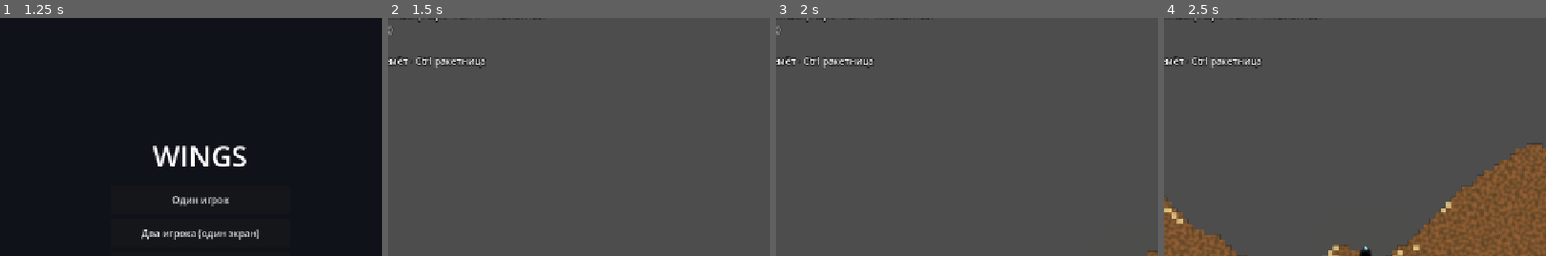
Above: before the commit, frames 1-4 (left to right).
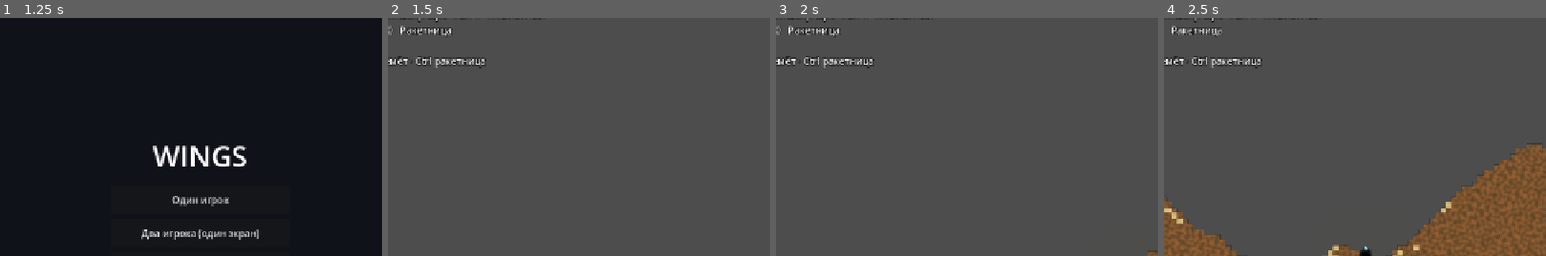
Above: after the commit, the same moments.

Repository: apbrandom/Scoria
Game: Godot game, scene res://scenes/menu/main_menu.tscn
Same seed, same stepped clock (60 frames per second), same inputs: the game is played once before the commit and once after it.
Inputs (mouse positions are % of the whole screen's width and height, from its top left):
- Up to frame 1 (1.25 s): click "Играть" at 0.5 s
- Up to frame 2 (1.5 s): click "Один игрок" at 1.25 s
- Up to frame 3 (2 s): no input
- Up to frame 4 (2.5 s): tap Enter at 2 s; move the mouse to (72, 45) at 2.02 s; tap R at 2.1 s; click (72, 45) at 2.17 s
The pictures show only the part of the screen within x 24-74%, y 6-56%; the shares and areas given below are measured in that part.

Frame 1 is identical in both runs. In frame 2, 0.3% of the frame differs, in the area x 3-17%, y 3-8%; in frame 3, 0.3%; in frame 4, 0.3%, in the area x 2-16%, y 3-8%.

Commit message:
feat(bases): базы на уровне + режим победы «последний — на базу»
Level поднимает базы там, где их разместил генератор. HUD показывает текущее
спецоружие и состояние «на базе».

GameRules.win_condition: WIN_KILLS (по умолчанию, прежнее поведение) или
WIN_LAST_TO_BASE. Второй режим ОТКЛЮЧАЕТ респавн — без этого условие
недостижимо в принципе: с респавном живых всегда столько же, сколько игроков,
и «последнего выжившего» не существует как состояния. Это и была настоящая
причина, по которой пункт роадмапа так долго не закрывался.

Победа ловится по сигналу Ship.docked_changed, а не только в момент чужой
смерти: последний выживший может лететь до базы сколько угодно долго.

Две вырожденные ситуации закрыты явно, обе — не гипотетические:
- все погибли (последний разбился, не долетев) — раунд окончен без победителя,
  иначе он завис бы навсегда: респавна в этом режиме нет, а _winner так и
  остался бы null при незакрытом матче;
- соло (player_count=1) — единственный корабль всегда «последний выживший»,
  матч выигрывался бы касанием базы на старте. Пережить некого — условие не
  применяется.

test_bases 44/44 (+12). Полная регрессия: 263 проверки в 10 наборах.

Co-Authored-By: Claude Sonnet 5 <noreply@anthropic.com>

Diff:
--- a/Wings-clone/autoload/game_rules.gd
+++ b/Wings-clone/autoload/game_rules.gd
@@ -18,7 +18,21 @@
 ##   air_resistance_scale -> Ship.apply_rules()  : linear_damp = data.linear_damp * это
 ##   ship_strength        -> Ship.take_damage()  : весь входящий урон делится на это
 ##   reload_time_scale    -> Ship._physics_process(): кулдаун = reload_time * это
+##   win_condition        -> MatchManager._check_win()
 extends Node
+
+## Условия победы. Целочисленные const, а не enum: доступ GameRules.WIN_KILLS
+## через экземпляр autoload заведомо работает, а семантика enum на синглтоне —
+## лишний вопрос на ровном месте (в проекте уже есть похожий строковый режим,
+## net_forced_role — там строка оправдана разбором аргументов командной строки,
+## здесь такой причины нет).
+##
+## WIN_KILLS — дезматч оригинала: респавн, +1 за килл, победа по kills_per_level.
+## WIN_LAST_TO_BASE — «последний выживший должен вернуться на базу»
+## (notes/mechanics.md §4). Респавна в раунде НЕТ — иначе «последнего
+## выжившего» не существует как состояния и условие никогда не сработает.
+const WIN_KILLS := 0
+const WIN_LAST_TO_BASE := 1
 
 # --- Физика: множители поверх ShipData/ProjectSettings, 1.0 = «как задано» ---
 
@@ -44,6 +58,11 @@
 ## Сколько фрагов до конца уровня. Читает MatchManager (scripts/match/match_manager.gd)
 ## как условие победы: score >= kills_per_level.
 var kills_per_level: int = 10
+
+## Как выигрывается матч: WIN_KILLS (по умолчанию — прежнее поведение) или
+## WIN_LAST_TO_BASE. Читает MatchManager. Меняет не только проверку победы, но и
+## респавн: в режиме «на базу» погибший ждёт конца раунда, а не воскресает.
+var win_condition: int = WIN_KILLS
 
 ## Сколько кораблей (локальных игроков с клавиатуры) поднимает level.gd:
 ## 1 — сольный полёт без противника, 2 — хотсит-дезматч на одном экране
@@ -94,6 +113,7 @@
 	ship_strength = 1.0
 	reload_time_scale = 1.0
 	kills_per_level = 10
+	win_condition = WIN_KILLS
 	player_count = 2
 	level_seed = 0
 	level_seed_used = 0
--- a/Wings-clone/scenes/level/level.gd
+++ b/Wings-clone/scenes/level/level.gd
@@ -7,20 +7,21 @@
 ## жила в scenes/ship/ и не знала про правила матча. Level собирает рельеф + 1-2
 ## корабля с локальным вводом, следит общей камерой, показывает
 ## HUD и владеет MatchManager (счёт, респавн, условие победы дезматча — см.
-## scripts/match/match_manager.gd, notes/architecture.md §2.1, §6 шаг 6). Режим
-## "последний выживший летит на базу" и смена уровней — не здесь, требует системы
-## Bases, которой ещё нет (notes/roadmap.md).
+## scripts/match/match_manager.gd, notes/architecture.md §2.1, §6 шаг 6) и
+## поднимает базы там, где их разместил генератор уровня. Смена уровней — не
+## здесь (notes/roadmap.md).
 ##
 ## Управление: P1 ← → поворот · ↑ тяга · Space пулемёт · Ctrl ракетница ·
 ## P2 (если player_count=2) A D поворот · W тяга · Q пулемёт · E ракетница ·
+## на базе ← → (A D) — выбор оружия вместо поворота ·
 ## R — рестарт матча (после победы) · F1 коллизия рельефа · колесо мыши зум ·
 ## ESC — назад в главное меню.
 ##
 ## Структура по architecture.md §2.2 упрощена: контейнеры Ships/Projectiles/Bases
 ## не заведены — MatchManager и HUD уже имеют прямой доступ к обоим кораблям через
-## _ships: Array[Ship], а снаряды как рождались прямыми потомками Level
-## (Ship._fire добавляет их в get_parent()), так и рождаются — заводить контейнер
-## сейчас без Bases был бы половинчатый шаг без пользы. Рельеф ищется через
+## _ships: Array[Ship], базы держит _bases, а снаряды как рождались прямыми
+## потомками Level (Ship._fire добавляет их в get_parent()), так и рождаются:
+## контейнер-узел ради двух-трёх плоских списков ничего не даёт. Рельеф ищется через
 ## группу "terrain" независимо от места в дереве. Правила матча
 ## (гравитация/прочность/...) корабль берёт сам из autoload GameRules в
 ## Ship.apply_rules(); условие победы (kills_per_level) читает оттуда же MatchManager.
@@ -45,6 +46,9 @@
 const SAND_LEVEL_GEN_SCRIPT := preload("res://scripts/level/sand_level_gen.gd")
 ## preload по пути — та же причина, что у остальных SCRIPT-констант выше.
 const LIVE_SAND_SCRIPT := preload("res://scripts/level/live_sand.gd")
+## preload по пути — та же причина, что у остальных SCRIPT-констант выше.
+const BASE_ZONE_SCRIPT := preload("res://scripts/level/base_zone.gd")
+const BASE_DATA := preload("res://data/bases/common.tres")
 ## Широкий и плоский, не квадрат — "много открытого пространства" ложится
 ## лучше на широкий экран. Замерено (tools/, разово): 1800x900 -> 1.1с,
 ## 2700x1350 -> 2.1с, 5400x2700 -> 4.9с генерации SandLevelGen — рост терпимый
@@ -74,6 +78,7 @@
 var _terrain: Terrain
 var _match: MatchManager
 var _ships: Array[Ship] = []
+var _bases: Array[BaseZone] = []
 var _last_alive_pos: Dictionary = {}   # Ship -> Vector2, для камеры пока корабль мёртв
 var _cam: Camera2D
 var _zoom_mult := 1.0
@@ -133,6 +138,17 @@
 	else:
 		live.free()
 
+	# Базы — там, где генератор нашёл ровное место и впечатал каменную площадку
+	# (по одной на половину карты, см. SandLevelGen). Поднимаются ДО кораблей:
+	# спавн выбирается случайно и может оказаться прямо над базой — пусть она
+	# к этому моменту уже существует, чтобы стыковка отработала с первого кадра.
+	for at in lvl["bases"]:
+		var zone: BaseZone = BASE_ZONE_SCRIPT.new()
+		zone.data = BASE_DATA
+		add_child(zone)
+		zone.global_position = at
+		_bases.append(zone)
+
 	_debug = TerrainDebugDraw.new()
 	_debug.terrain = _terrain
 	_debug.visible = false
@@ -270,9 +286,13 @@
 	for i in _ships.size():
 		var ship := _ships[i]
 		var status := "" if ship.is_alive() else " — уничтожен"
-		lines.append("P%d %s: прочность %d/%d   счёт %d%s" % [
+		if ship.is_alive() and ship.is_docked():
+			status = " — НА БАЗЕ (ремонт, ← → выбор оружия)"
+		lines.append("P%d %s: прочность %d/%d   счёт %d   %s%s" % [
 			i + 1, ship.data.display_name, ship.hull, ship.data.max_hull,
-			_match.get_score(ship), status])
+			_match.get_score(ship),
+			ship.secondary_weapon.display_name if ship.secondary_weapon != null else "—",
+			status])
 	var rules := _rules_line()
 	if rules != "":
 		lines.append(rules)
@@ -282,9 +302,21 @@
 		lines.append("P2: A D поворот · W тяга · Q пулемёт · E ракетница")
 	lines.append("F1 коллизия · колесо зум · ESC меню")
 	if _match.is_match_over():
-		lines.append(">>> P%d ПОБЕДИЛ (%d килов) — R для рестарта матча <<<" % [
-			_ships.find(_match.winner()) + 1, _match.get_score(_match.winner())])
+		lines.append(_win_line())
 	_hud.text = "\n".join(lines)
+
+
+## В режиме "последний — на базу" победителя может не быть вовсе: последний
+## выживший разбился, не долетев. Прежняя строка в этом случае напечатала бы
+## "P0 ПОБЕДИЛ" (find(null) == -1), поэтому ничью выносим явно.
+func _win_line() -> String:
+	var w := _match.winner()
+	if w == null:
+		return ">>> НИЧЬЯ: до базы не долетел никто — R для нового раунда <<<"
+	var num := _ships.find(w) + 1
+	if GameRules.win_condition == GameRules.WIN_LAST_TO_BASE:
+		return ">>> P%d ПОБЕДИЛ: вернулся на базу последним выжившим — R для нового раунда <<<" % num
+	return ">>> P%d ПОБЕДИЛ (%d килов) — R для рестарта матча <<<" % [num, _match.get_score(w)]
 
 
 ## Показывает активные правила матча, только если они отличаются от нейтральных.
--- a/Wings-clone/scripts/match/match_manager.gd
+++ b/Wings-clone/scripts/match/match_manager.gd
@@ -1,7 +1,12 @@
-## Счёт, респавн и условие победы локального хотсит-дезматча (notes/mechanics.md:
-## "Deathmatch-режим: респавн, +1 за килл, −1 за самоубийство, смена уровня после
-## N киллов" — берём только счёт/респавн/победу, смена уровня и "последний
-## выживший на базу" из оригинала — отдельные будущие задачи, не здесь).
+## Счёт, респавн и условие победы локального хотсит-матча. Два режима из
+## оригинала (notes/mechanics.md §4), переключаются GameRules.win_condition:
+##   WIN_KILLS        — дезматч: респавн, +1 за килл, −1 за самоубийство,
+##                      победа по kills_per_level.
+##   WIN_LAST_TO_BASE — раунд: респавна НЕТ, побеждает последний выживший,
+##                      севший на базу. Без отключения респавна условие
+##                      недостижимо в принципе — живых всегда столько же,
+##                      сколько игроков, и "последнего" не существует.
+## Смена уровня после N киллов (тоже из оригинала) — отдельная будущая задача.
 ##
 ## АРХИТЕКТУРНОЕ УПРОЩЕНИЕ (см. notes/architecture.md §2.1): документ описывает
 ## MatchManager потомком будущего Main (Main > MatchManager + LevelHost + HUD),
@@ -51,6 +56,11 @@
 	for ship in ships:
 		_scores[ship] = 0
 		ship.destroyed.connect(_on_ship_destroyed.bind(ship))
+		# В режиме "последний — на базу" победа случается в момент ПОСАДКИ, а не
+		# в момент чужой смерти: последний выживший может долго лететь до базы.
+		# Без этой подписки _check_win() звался бы только из _apply_score и такую
+		# победу просто некому было бы заметить.
+		ship.docked_changed.connect(_on_ship_docked_changed)
 
 
 func get_score(ship: Ship) -> int:
@@ -125,6 +135,12 @@
 	_apply_score(killer, victim)
 	if _match_over:
 		return
+	# "Последний выживший — на базу" держится на том, что погибшие остаются
+	# погибшими: с респавном живых всегда столько же, сколько игроков, и
+	# "последнего" не существует. Раунд заканчивается победой или общей
+	# гибелью, дальше — restart_match() по R.
+	if GameRules.win_condition == GameRules.WIN_LAST_TO_BASE:
+		return
 	# process_in_physics=true (3-й позиционный аргумент) — иначе таймер живёт
 	# на IDLE-времени (аргумент по умолчанию false) и не гарантированно
 	# продвигается в headless-тестах, которые шагают ИСКЛЮЧИТЕЛЬНО
@@ -148,7 +164,22 @@
 	_check_win()
 
 
+## Сигнал прилетает и на посадку, и на отстыковку — проверку зовём в обоих
+## случаях: победа могла бы «отмениться» только тем, что победитель улетел с
+## базы, а этого уже не бывает (_match_over не снимается).
+func _on_ship_docked_changed(_base: Node, _docked: bool) -> void:
+	if not _match_over:
+		_check_win()
+
+
 func _check_win() -> void:
+	if GameRules.win_condition == GameRules.WIN_LAST_TO_BASE:
+		_check_win_last_to_base()
+		return
+	_check_win_kills()
+
+
+func _check_win_kills() -> void:
 	for ship in ships:
 		if get_score(ship) >= GameRules.kills_per_level:
 			_match_over = true
@@ -156,6 +187,29 @@
 			return
 
 
+## Победа оригинала: остался один и вернулся на базу (notes/mechanics.md §4).
+func _check_win_last_to_base() -> void:
+	# Соло-режим (player_count=1) иначе выигрывался бы касанием базы на старте:
+	# единственный корабль всегда "последний выживший". Пережить в таком матче
+	# некого — условие бессмысленно, а не просто неудобно.
+	if ships.size() < 2:
+		return
+	var alive: Array[Ship] = []
+	for ship in ships:
+		if is_instance_valid(ship) and ship.is_alive():
+			alive.append(ship)
+	if alive.is_empty():
+		# Последний разбился, не долетев — раунд окончен без победителя.
+		# Именно окончен, а не "продолжается с нулём живых": иначе матч завис бы
+		# навсегда, ведь респавна в этом режиме нет.
+		_match_over = true
+		_winner = null
+		return
+	if alive.size() == 1 and alive[0].is_docked():
+		_match_over = true
+		_winner = alive[0]
+
+
 func _alive_positions_excluding(exclude: Ship) -> Array[Vector2]:
 	var pts: Array[Vector2] = []
 	for ship in ships:
--- a/Wings-clone/tools/test_bases.gd
+++ b/Wings-clone/tools/test_bases.gd
@@ -98,6 +98,7 @@
 	await _test_weapon_select()
 	await _test_turn_gate()
 	_test_placement()
+	await _test_win_condition()
 
 
 # ------------------------------------------------------------------ стыковка
@@ -381,3 +382,115 @@
 		terrain.class_at(probe) == TerrainPalette.Cls.INDESTRUCTIBLE,
 		"класс после carve=%d" % terrain.class_at(probe))
 	terrain.queue_free()
+
+
+# ------------------------------------------------- условие победы «на базу»
+
+## MatchManager нужен минимальный рельеф — он чистит место под спавн через
+## Terrain.find_clear_spawn(). Своя маленькая картинка, а не боевой уровень:
+## правила победы к форме рельефа отношения не имеют.
+func _make_flat_terrain() -> Terrain:
+	var t := Terrain.new()
+	t.palette = load("res://data/terrain/wings_classes.tres")
+	t.immediate_rebuild = false
+	add_child(t)
+	var vis := Image.create(400, 400, false, Image.FORMAT_RGBA8)
+	vis.fill(Color(0.5, 0.3, 0.1, 1.0))
+	t.load_level(vis)
+	t.add_to_group("terrain")
+	return t
+
+
+func _make_match(terrain: Terrain, ships: Array[Ship]) -> MatchManager:
+	var m: MatchManager = preload("res://scripts/match/match_manager.gd").new()
+	m.terrain = terrain
+	m.respawn_delay = 0.05
+	add_child(m)
+	m.setup(ships)
+	return m
+
+
+func _test_win_condition() -> void:
+	print("\n-- условие победы «последний на базу» --")
+	var terrain := _make_flat_terrain()
+	await _step(1)
+
+	# Контроль: режим по умолчанию не изменился — респавн работает как раньше.
+	GameRules.reset()
+	GameRules.gravity_scale = 0.0
+	_check("режим по умолчанию — дезматч по фрагам",
+		GameRules.win_condition == GameRules.WIN_KILLS,
+		"win_condition=%d" % GameRules.win_condition)
+	var d1 := _make_ship(Vector2(100, 100))
+	var d2 := _make_ship(Vector2(300, 100))
+	var dm := _make_match(terrain, [d1, d2])
+	d2.take_damage(99999.0)
+	await _step(15)
+	_check("в режиме фрагов погибший воскресает как раньше", d2.is_alive())
+	_check("матч по фрагам не закончился от одной смерти", not dm.is_match_over())
+	d1.queue_free()
+	d2.queue_free()
+	dm.queue_free()
+	await _step(1)
+
+	# Режим «последний — на базу».
+	GameRules.win_condition = GameRules.WIN_LAST_TO_BASE
+	var base := _make_base(Vector2(500, 500), _make_test_base_data([]))
+	var a := _make_ship(Vector2(100, 100))
+	var b := _make_ship(Vector2(300, 100))
+	var m := _make_match(terrain, [a, b])
+	await _step(1)
+
+	b.take_damage(99999.0)
+	await _step(15)
+	_check("погибший НЕ воскресает — иначе «последнего» не бывает",
+		not b.is_alive())
+	_check("матч не окончен: выживший ещё не на базе", not m.is_match_over())
+	_check("победитель пока не определён", m.winner() == null)
+
+	# Долетел до базы — победа.
+	a.global_position = Vector2(500, 500)
+	a.linear_velocity = Vector2.ZERO
+	await _step(3)
+	_check("последний выживший сел на базу — матч окончен", m.is_match_over())
+	_check("победитель — тот, кто долетел", m.winner() == a,
+		"winner=%s" % ("a" if m.winner() == a else str(m.winner())))
+
+	a.queue_free()
+	b.queue_free()
+	m.queue_free()
+	await _step(1)
+
+	# Никто не дожил: раунд обязан закончиться, иначе он завис бы навсегда —
+	# респавна в этом режиме нет.
+	var c := _make_ship(Vector2(100, 100))
+	var d := _make_ship(Vector2(300, 100))
+	var m2 := _make_match(terrain, [c, d])
+	await _step(1)
+	c.take_damage(99999.0)
+	d.take_damage(99999.0)
+	await _step(3)
+	_check("все погибли — раунд окончен", m2.is_match_over())
+	_check("победителя нет (ничья)", m2.winner() == null)
+	c.queue_free()
+	d.queue_free()
+	m2.queue_free()
+	await _step(1)
+
+	# Соло: один корабль всегда «последний выживший», касанием базы выигрывать
+	# нельзя — пережить некого.
+	var solo := _make_ship(Vector2(500, 500))
+	var m3 := _make_match(terrain, [solo])
+	await _step(3)
+	_check("соло-матч не выигрывается посадкой на базу", not m3.is_match_over(),
+		"пристыкован=%s" % str(solo.is_docked()))
+	solo.queue_free()
+	m3.queue_free()
+	base.queue_free()
+	terrain.queue_free()
+	await _step(1)
+
+	GameRules.reset()
+	_check("GameRules.reset() возвращает режим победы",
+		GameRules.win_condition == GameRules.WIN_KILLS,
+		"win_condition=%d" % GameRules.win_condition)
